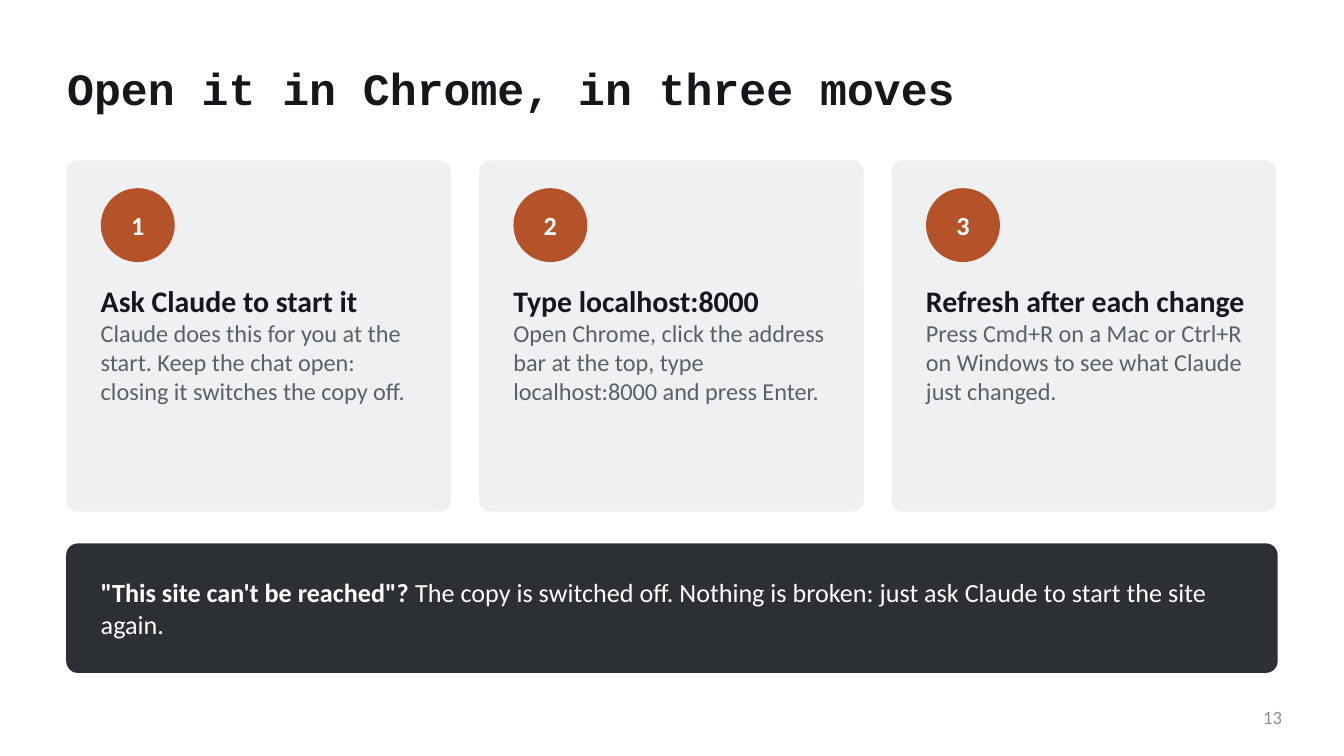
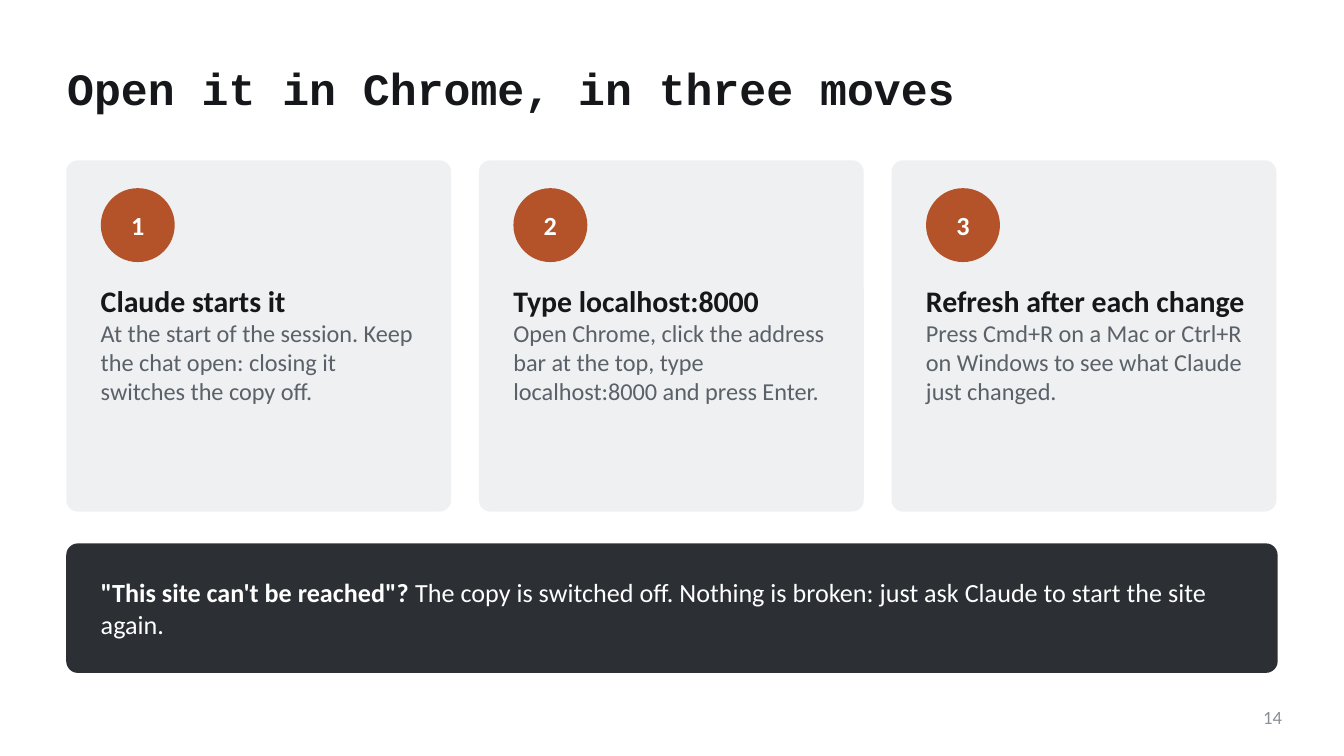
Before and after one commit to mfprado/acrylic-furniture, a slide deck: slide 14 of docs/contributing-guide.pptx (slide 13 before the commit). Drawn at 1344x756 pixels with LibreOffice and Linux fonts; fonts in the diff are those of the drawing. Boxes give left, top, right and bottom in pixels: in the first picture for what was removed or moved away, otherwise in the second. Text is boxed around its words. In the diff, an @@ line names an element or a change of style, - is before the commit and + after.

```diff
--- a/docs/contributing-guide.pptx
+++ b/docs/contributing-guide.pptx
@@ text at (x1=101, y1=291, x2=413, y2=404): text changed @@
-Ask Claude to start it
-Claude does this for you at the start. Keep the chat open: closing it switches the copy off.
+Claude starts it
+At the start of the session. Keep the chat open: closing it switches the copy off.
@@ page number at (x1=1263, y1=712, x2=1282, y2=724): text changed @@
-13
+14
```
Also in this commit, not shown: 8 other slides changed, 8 slides added, 5 slides removed, 3 other files.
